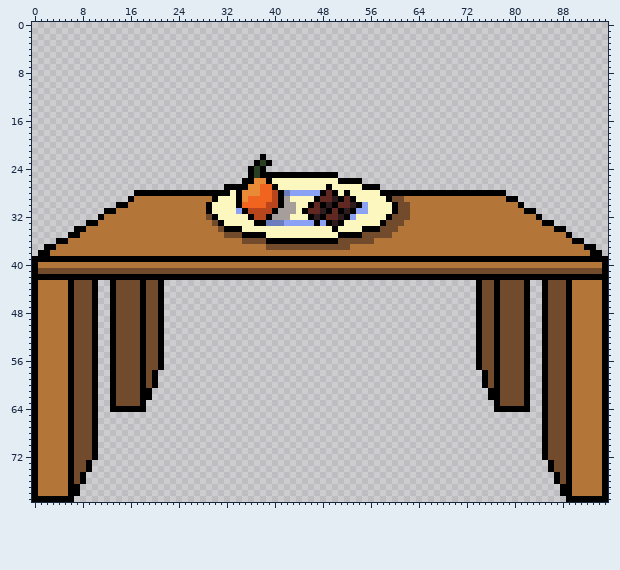
File history of a pixel-art file, assets/images/player/down/table.aseprite. Above: the version before the commit.
96x80 pixels, 1 frame. Colours within 5 levels of each other are drawn and written as one.
Once edited:
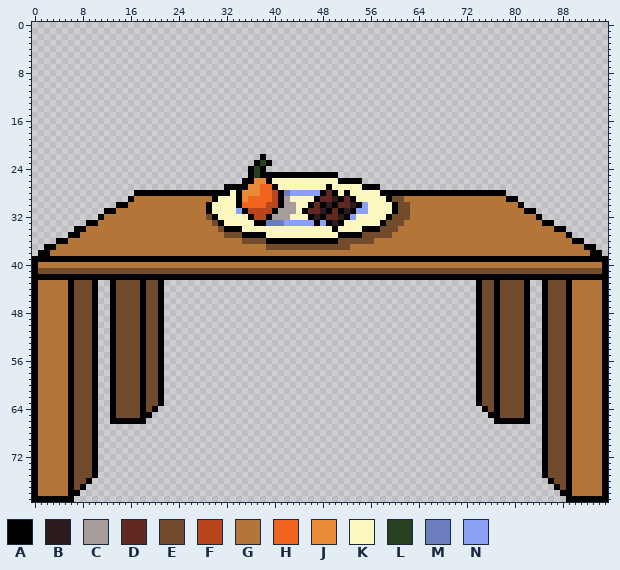
Palette (. is transparent): A #000000  B #2d1b1e  C #a69e9a  D #612721  E #724b2c  F #b9451d  G #b47538  H #f1641f  J #e88a36  K #fcf7be  L #293f21  M #6c7dbd  N #8aa1f6
Edits made:
The author put colour A in rows 58 to 63 at x 21 and 74; in row 64 at x 20 and 75; in row 65 at x 13, 18 to 19, 76 to 77 and 82; in row 66 at x 13 to 18 and 77 to 82; in rows 73 to 75 at x 10 and 85; in row 76 at x 9 and 86.
The author put colour A in row 77 at x 8 and 87.
The author put colour E in rows 61 to 62 at x 20 and 75; in row 63 at x 19 to 20 and 75 to 76; in row 64 at x 19 and 76; in row 65 at x 14 to 17 and 78 to 81; in row 75 at x 9 and 86.
Colour A becomes colour E in rows 58 to 60 at x 20 and 75; in rows 61 to 62 at x 19 and 76; in row 64 at x 14 to 17 and 78 to 81; in rows 73 to 74 at x 9 and 86; in rows 75 to 76 at x 8 and 87; in row 77 at x 7 and 88.
Boxes around the changes in both pictures, in picture pixels (x1, y1, x2, y2):
changed: (110, 370, 164, 424)
changed: (476, 370, 530, 424)
changed: (74, 460, 98, 490)
changed: (542, 460, 566, 490)
